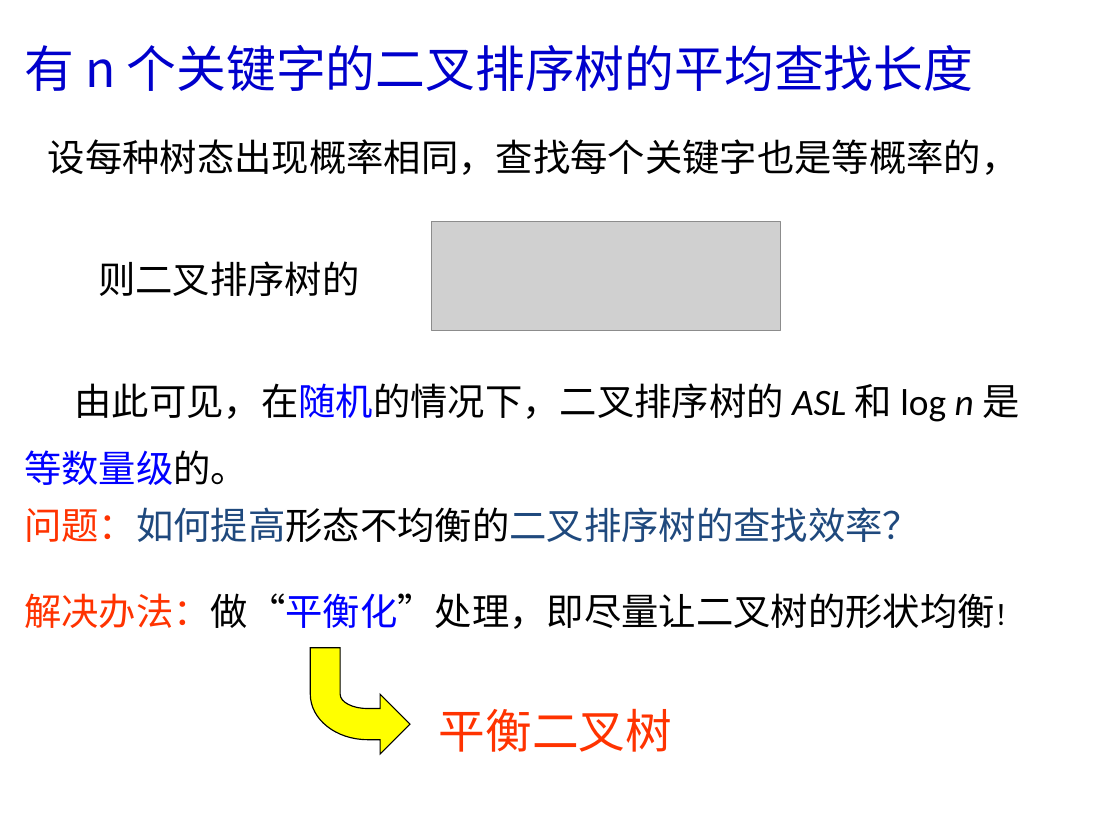
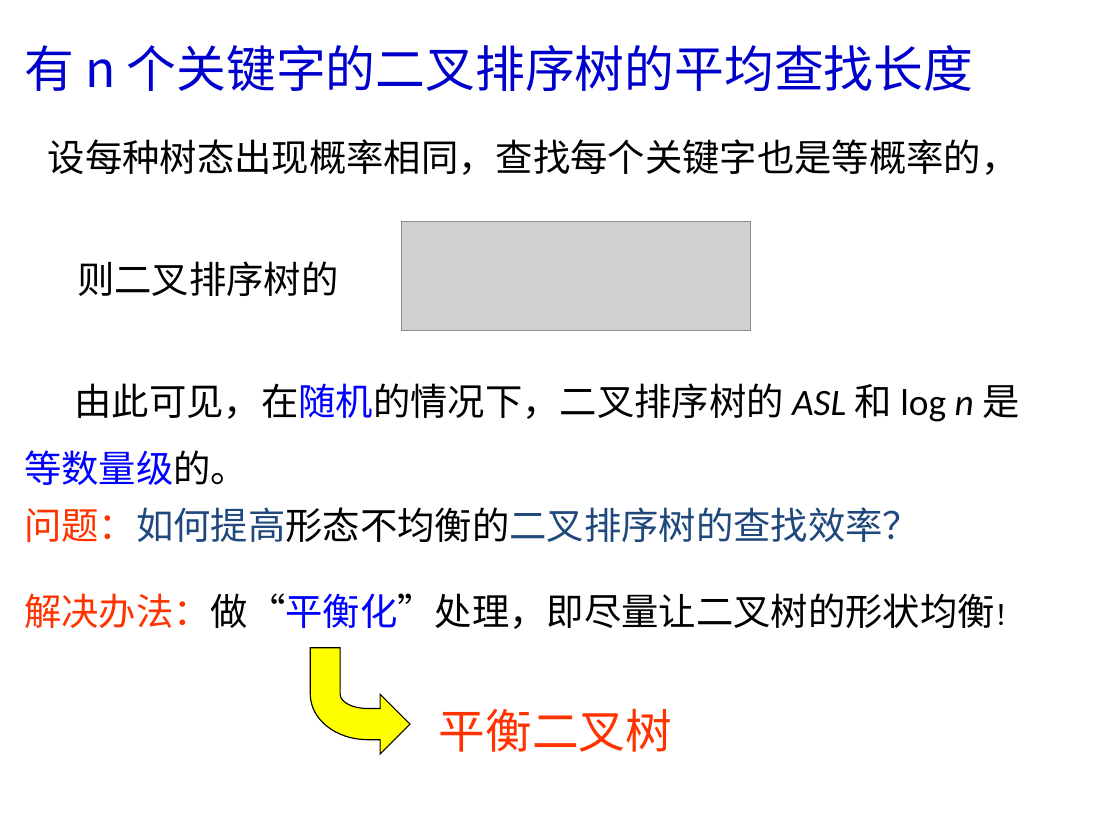
Before and after one commit to edu2act/course-datastructure, a slide deck: slide 34 of materials/slides/ds9.pptx. Drawn at 1120x840 pixels with LibreOffice and Linux fonts; fonts in the diff are those of the drawing; grey boxes stand for pictures. Boxes give left, top, right and bottom in pixels: in the first picture for what was removed or moved away, otherwise in the second. Text is boxed around its words. In the diff, an @@ line names an element or a change of style, - is before the commit and + after.

```diff
--- a/materials/slides/ds9.pptx
+++ b/materials/slides/ds9.pptx
@@ picture: place and size @@
-picture at box(431, 222, 781, 330)
+picture at box(401, 222, 750, 330)
@@ text "则二叉排序树的": place and size @@
-text "则二叉排序树的" at box(98, 261, 359, 296)
+text "则二叉排序树的" at box(77, 261, 338, 296)
```
Also in this commit, not shown: 9 other slides changed, 17 other files.
